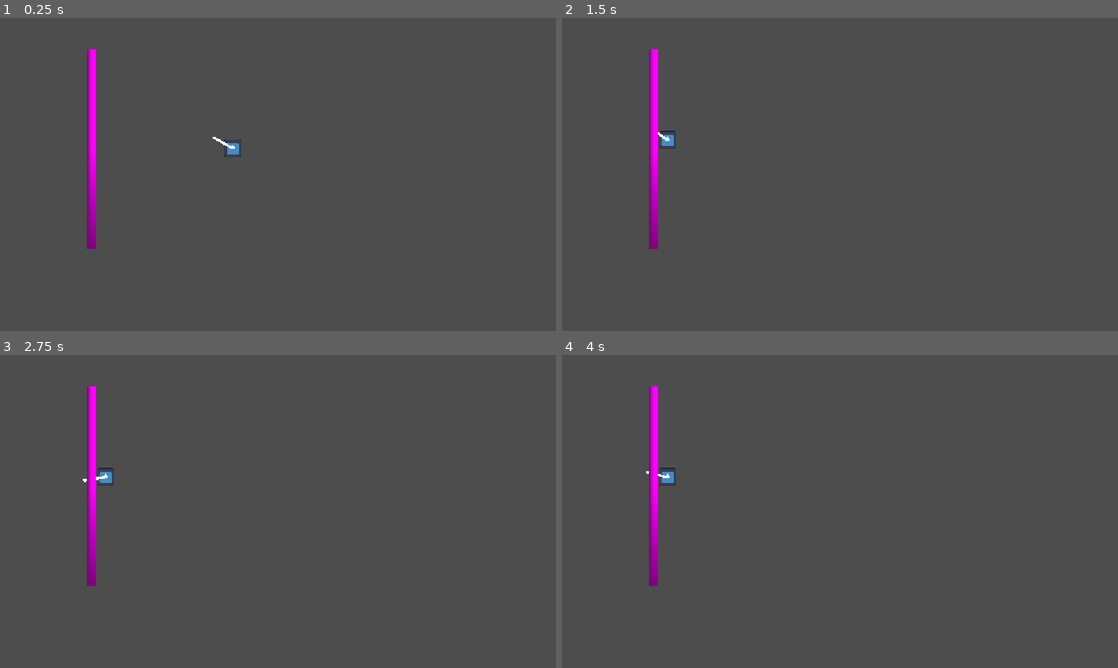
Above: before the commit, frames 1-4 (two rows, left to right).
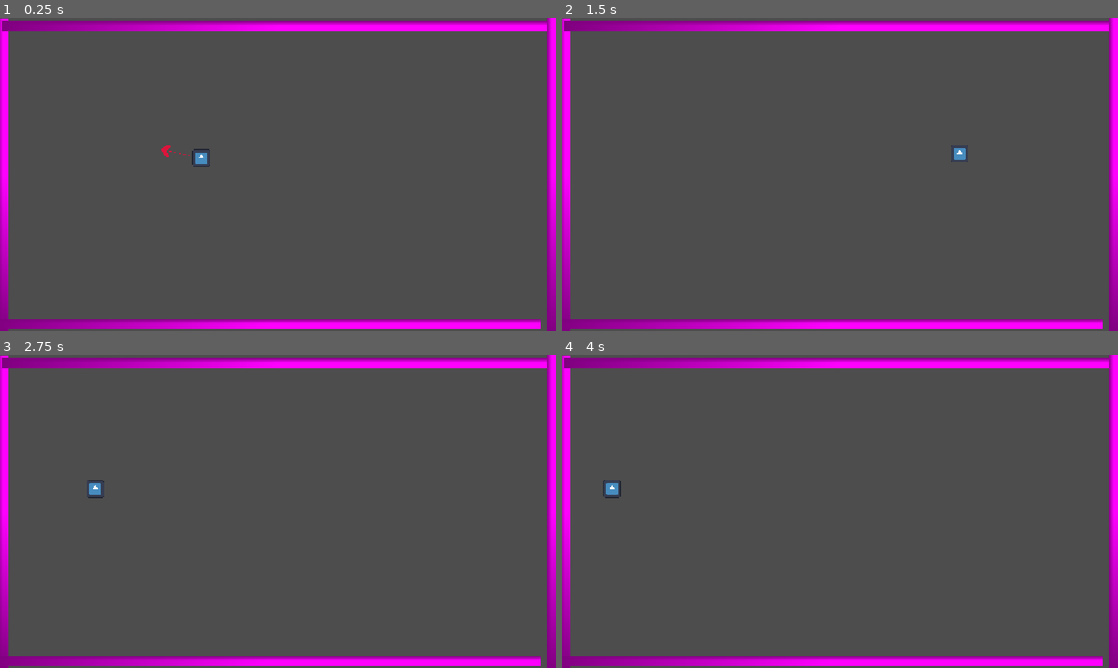
Above: after the commit, the same moments.

Repository: mosssara/Golfgame_project
Game: Godot game, scene res://scene/level_scene/Lv_test.tscn
The game is run twice, just before and just after one commit, with the same random seed, the same clock (stepped at 60 frames per second) and the same inputs. The engine's default icon, where the game draws it, is replaced by a stand-in: a white triangle on a blue panel in a dark square.
Inputs (mouse positions are in pixels of both pictures, inside the frame that each line leads up to):
- Up to frame 1 (0.25 s): no input
- Up to frame 2 (1.5 s): tap Enter at 0.5 s; move the mouse to (962, 158) at 0.52 s; click (962, 158) at 0.67 s; drag from (728, 190) to (812, 237) at 1.27 s
- Up to frame 3 (2.75 s): move the mouse to (333, 442) at 2.02 s; click (333, 442) at 2.17 s
- Up to frame 4 (4 s): drag from (812, 574) to (673, 464) at 2.77 s; move the mouse to (1006, 558) at 3.52 s; click (1006, 558) at 3.67 s

The runs differ from the first frame. In frame 1, 11% of the frame differs, in the area x 0-100%, y 0-100%; in frame 2, 11%; in frame 3, 11%; in frame 4, 11%.

Commit message:
golf code is basicly done maybe need number tweek
day 2
done
-golf ball
not done
-golf hole
-art
-sound

Diff:
--- a/Script/golf_ball.gd
+++ b/Script/golf_ball.gd
@@ -1,17 +1,15 @@
 extends RigidBody2D
-@onready var guide_line : Line2D = $Line2D
-@onready var raycast_down: RayCast2D = $"RayCast-down"
-@onready var raycast_left: RayCast2D = $"RayCast-left"
-@onready var raycast_up: RayCast2D = $"RayCast-up"
-@onready var raycast_right: RayCast2D = $"RayCast-right"
 
+@onready var timer: Timer = $Timer
+@onready var aimline: Line2D = $Aimline
 
 var mouse_pos = null
 var golf_pos = null
-var speed = 200 #default base speed edit here if want to change all speed
+var speed = 250 #default base speed edit here if want to change all speed
 var line_rotation = 0
 var target = 0
-var dragforce = 10
+
+
 # Called every frame. 'delta' is the elapsed time since the previous frame.
 func _process(delta: float) -> void:
 	mouse_pos = get_global_mouse_position()
@@ -21,17 +19,47 @@
 	line_rotation = (rad_to_deg(get_angle_to(mouse_pos)))+90
 
 	target = line_rotation+180
-	guide_line.global_rotation_degrees = target
+	aimline.global_rotation_degrees = target
 	print("Linear velo",get_linear_velocity())
 
+	if linear_velocity != Vector2(0,0):
+		aimline.hide()
+	else:
+		aimline.show()
+
+	var distanceVec = abs((mouse_pos - golf_pos))
+	var power = (distanceVec[0]**2)+(distanceVec[1]**2)
+	power = round(sqrt(power))
+	power = power**1.3
+	power = clampf(power,100,700)
+	print("power: ",power)
+	if power >= 100 and power <= 150:
+		aimline.set_default_color(Color.AQUAMARINE)
+	elif power >= 151 and power<= 350:
+		aimline.set_default_color(Color.DARK_ORANGE)
+	elif power >= 351 and power <= 600:
+		aimline.set_default_color(Color.DARK_RED)
+	elif power >= 601 and power <= 700:
+		aimline.set_default_color(Color.CRIMSON)
 func _input(event: InputEvent) -> void:
-	if event is InputEventMouseButton and event.is_pressed() and event.button_index == MOUSE_BUTTON_LEFT and (linear_velocity <= Vector2(1.2,1.2) and linear_velocity >= Vector2(-1.2,-1.2)):
+	if event is InputEventMouseButton and event.is_pressed() and event.button_index == MOUSE_BUTTON_LEFT and (linear_velocity == Vector2(0,0) ):
 		#power is for distance calculate to how much force
 		var distanceVec = abs((mouse_pos - golf_pos))
 		var power = (distanceVec[0]**2)+(distanceVec[1]**2)
 		power = round(sqrt(power))
-		print("power:",power)
-		print("left mouse click Hit")
+		power = power**1.3
+
+		power = clampf(power,100,850)
+		print("actual power:",power)
 		print("angle: ",Vector2.from_angle(get_angle_to(mouse_pos)))
 		apply_central_force(((Vector2.from_angle(get_angle_to(mouse_pos)))*speed*power*-1))
 		print("Linear velo",get_linear_velocity())
+		timer.start(0.75)
+
+
+
+func _on_timer_timeout() -> void:
+	if abs(linear_velocity) <= Vector2(1.7,1.7):
+		linear_velocity = Vector2(0,0)
+		print("Reset")
+		timer.stop()
--- a/scene/Golf_ball.tscn
+++ b/scene/Golf_ball.tscn
@@ -15,14 +15,13 @@
 }]
 
 [sub_resource type="CircleShape2D" id="CircleShape2D_13qdw"]
-radius = 19.026299
+radius = 18.027756
 
 [node name="golfball" type="RigidBody2D" unique_id=1080908085]
 gravity_scale = 0.0
-continuous_cd = 1
 contact_monitor = true
 max_contacts_reported = 1
-linear_damp = 1.0
+linear_damp = 1.4
 script = ExtResource("1_skk3x")
 
 [node name="AnimatedSprite2D" type="AnimatedSprite2D" parent="." unique_id=1764240781]
@@ -32,23 +31,15 @@
 [node name="CollisionShape2D" type="CollisionShape2D" parent="." unique_id=1159521771]
 shape = SubResource("CircleShape2D_13qdw")
 
-[node name="Line2D" type="Line2D" parent="." unique_id=2094625322]
-scale = Vector2(1, 9.2550535)
-points = PackedVector2Array(0, 0, 0, -5)
-width = 5.0
-joint_mode = 1
+[node name="Aimline" type="Line2D" parent="." unique_id=2094625322]
+scale = Vector2(1, 10.918832)
+points = PackedVector2Array(0, -1.8316978, 0, -7.2352066, 12, -6.411, 0, -7.3267913, -12, -6.4109426, 0, -7.2352066)
+closed = true
+width = 1.0
+begin_cap_mode = 1
+end_cap_mode = 1
 
-[node name="RayCast-down" type="RayCast2D" parent="." unique_id=1322781755]
-target_position = Vector2(0, 22)
+[node name="Timer" type="Timer" parent="." unique_id=2063302569]
+wait_time = 0.5
 
-[node name="RayCast-left" type="RayCast2D" parent="." unique_id=592861171]
-rotation = 1.5707964
-target_position = Vector2(0, 22)
-
-[node name="RayCast-up" type="RayCast2D" parent="." unique_id=1195102964]
-rotation = -3.1415925
-target_position = Vector2(0, 22)
-
-[node name="RayCast-right" type="RayCast2D" parent="." unique_id=1991035134]
-rotation = -1.5707963
-target_position = Vector2(0, 22)
+[connection signal="timeout" from="Timer" to="." method="_on_timer_timeout"]
--- a/scene/level_scene/Lv_test.tscn
+++ b/scene/level_scene/Lv_test.tscn
@@ -5,27 +5,73 @@
 [sub_resource type="PhysicsMaterial" id="PhysicsMaterial_skk3x"]
 
 [sub_resource type="PhysicsMaterial" id="PhysicsMaterial_b1lj4"]
+friction = 0.0
+bounce = 1.0
 
 [sub_resource type="RectangleShape2D" id="RectangleShape2D_13qdw"]
-size = Vector2(20, 414)
+size = Vector2(87, 1140)
 
 [sub_resource type="PlaceholderTexture2D" id="PlaceholderTexture2D_xrivr"]
 
 [node name="Node2D" type="Node2D" unique_id=1681354239]
 
 [node name="RigidBody2D" parent="." unique_id=1080908085 instance=ExtResource("1_u7l2c")]
-position = Vector2(482, 270)
+position = Vector2(417, 290)
 physics_material_override = SubResource("PhysicsMaterial_skk3x")
 lock_rotation = true
 
-[node name="StaticBody2D" type="StaticBody2D" parent="." unique_id=1448804285]
-position = Vector2(190, 270)
+[node name="Box" type="Node" parent="." unique_id=376390028]
+
+[node name="StaticBody2D" type="StaticBody2D" parent="Box" unique_id=1448804285]
+position = Vector2(6, 287)
 physics_material_override = SubResource("PhysicsMaterial_b1lj4")
 
-[node name="CollisionShape2D" type="CollisionShape2D" parent="StaticBody2D" unique_id=225404953]
+[node name="CollisionShape2D" type="CollisionShape2D" parent="Box/StaticBody2D" unique_id=225404953]
+position = Vector2(-33.5, 35.5)
 shape = SubResource("RectangleShape2D_13qdw")
 
-[node name="Sprite2D" type="Sprite2D" parent="StaticBody2D" unique_id=499119868]
-position = Vector2(-0.11679077, 0.36644363)
-scale = Vector2(-19.88379, 413.91345)
+[node name="Sprite2D" type="Sprite2D" parent="Box/StaticBody2D" unique_id=499119868]
+position = Vector2(-0.11679077, 37.705544)
+scale = Vector2(-19.88379, 644.5916)
 texture = SubResource("PlaceholderTexture2D_xrivr")
+
+[node name="StaticBody2D2" type="StaticBody2D" parent="Box" unique_id=701307388]
+position = Vector2(410, 73)
+rotation = 1.5707964
+physics_material_override = SubResource("PhysicsMaterial_b1lj4")
+
+[node name="CollisionShape2D" type="CollisionShape2D" parent="Box/StaticBody2D2" unique_id=365738351]
+position = Vector2(-61.000008, -163)
+shape = SubResource("RectangleShape2D_13qdw")
+
+[node name="Sprite2D" type="Sprite2D" parent="Box/StaticBody2D2" unique_id=1292525984]
+position = Vector2(-57.000004, -166.28914)
+scale = Vector2(-19.88379, 1142.6157)
+texture = SubResource("PlaceholderTexture2D_xrivr")
+
+[node name="StaticBody2D3" type="StaticBody2D" parent="Box" unique_id=1875120252]
+position = Vector2(380, 540)
+rotation = 1.5707964
+physics_material_override = SubResource("PhysicsMaterial_b1lj4")
+
+[node name="CollisionShape2D" type="CollisionShape2D" parent="Box/StaticBody2D3" unique_id=2105883506]
+position = Vector2(93, -194.99997)
+shape = SubResource("RectangleShape2D_13qdw")
+
+[node name="Sprite2D" type="Sprite2D" parent="Box/StaticBody2D3" unique_id=1039218926]
+position = Vector2(92.99998, -174.99998)
+scale = Vector2(-19.88379, 1132.6534)
+texture = SubResource("PlaceholderTexture2D_xrivr")
+
+[node name="StaticBody2D4" type="StaticBody2D" parent="Box" unique_id=2061737170]
+position = Vector2(600, 343)
+physics_material_override = SubResource("PhysicsMaterial_b1lj4")
+
+[node name="CollisionShape2D" type="CollisionShape2D" parent="Box/StaticBody2D4" unique_id=1110441250]
+position = Vector2(546, -25)
+shape = SubResource("RectangleShape2D_13qdw")
+
+[node name="Sprite2D" type="Sprite2D" parent="Box/StaticBody2D4" unique_id=1500631597]
+position = Vector2(543, -17.69461)
+scale = Vector2(-19.88379, 651.3027)
+texture = SubResource("PlaceholderTexture2D_xrivr")
